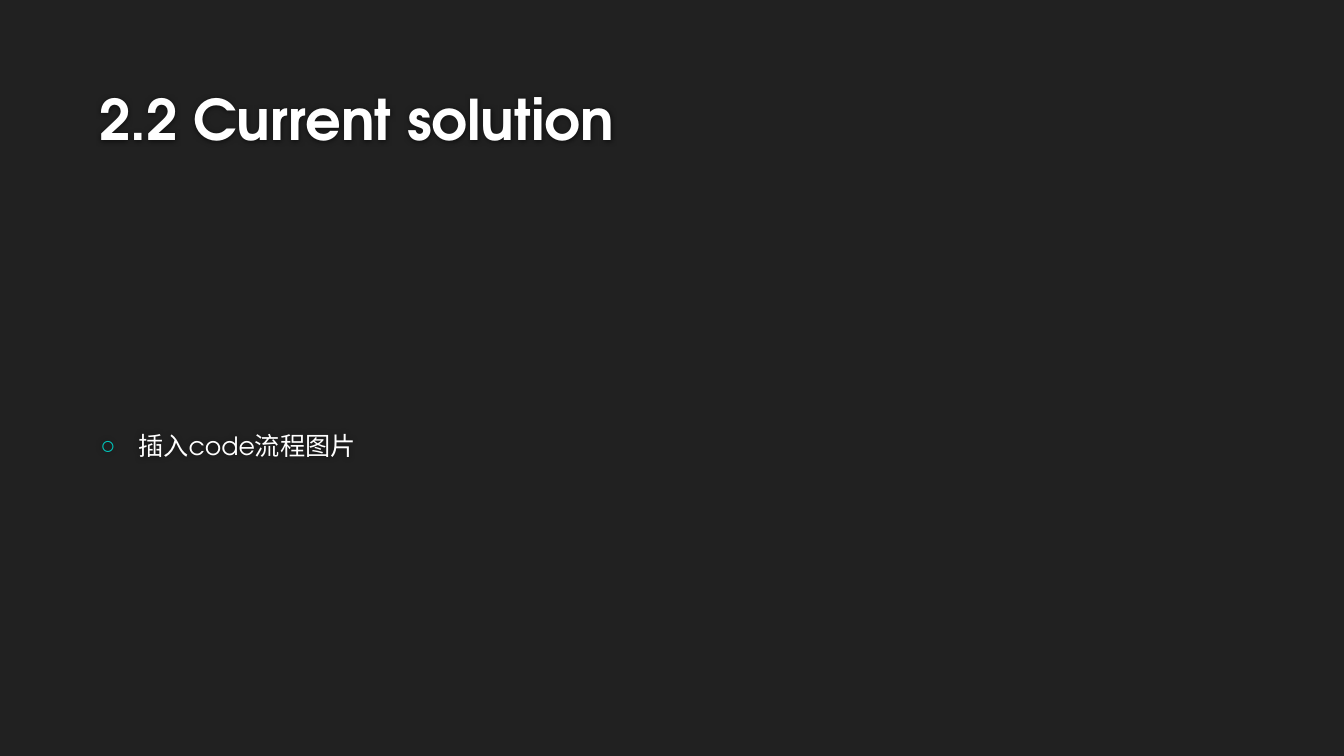
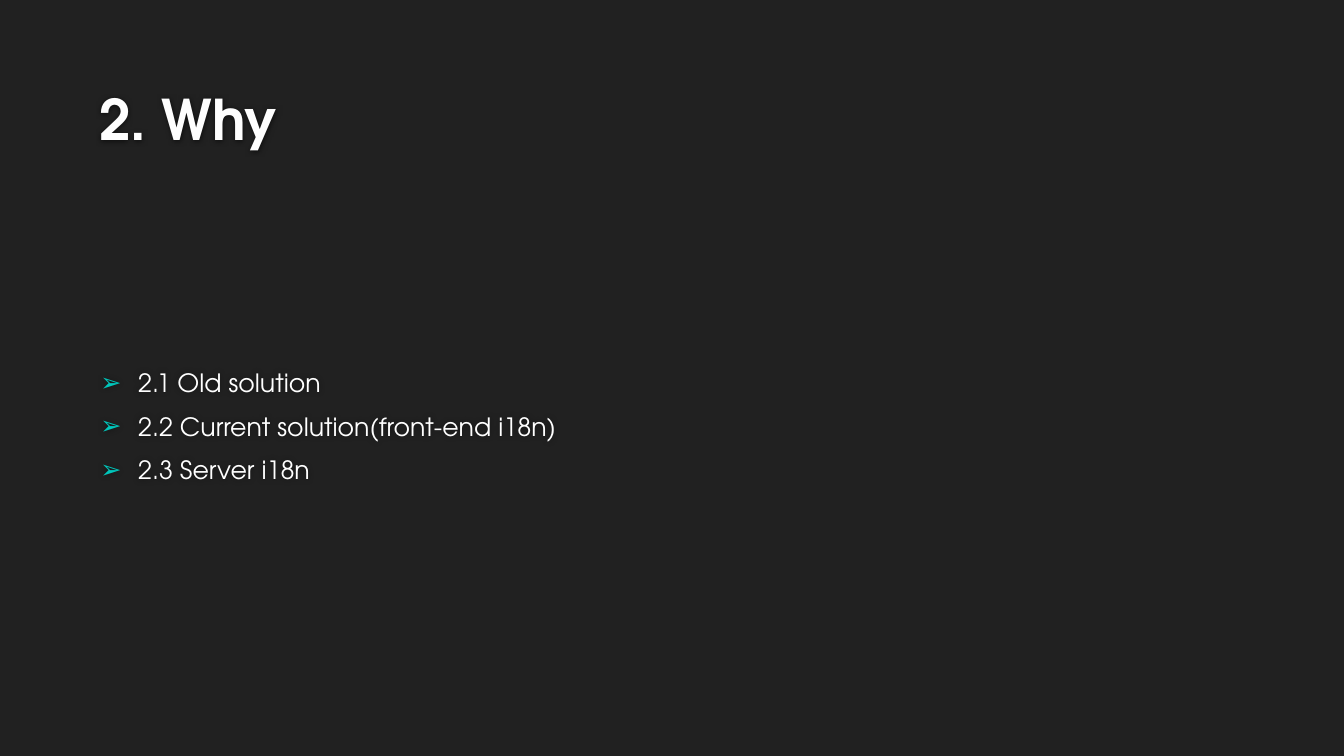
Before and after one commit to langxing6/server_i18n, a slide deck: slide 4 of server i18n.pptx (slide 7 before the commit). Drawn at 1344x756 pixels with LibreOffice and Linux fonts; fonts in the diff are those of the drawing; background and template pictures are left out. Boxes give left, top, right and bottom in pixels: in the first picture for what was removed or moved away, otherwise in the second. Text is boxed around its words. In the diff, an @@ line names an element or a change of style, - is before the commit and + after.

```diff
--- a/server i18n.pptx
+++ b/server i18n.pptx
@@ title at (x1=99, y1=98, x2=277, y2=151): text changed; text colour #FFFFFF to #FEFEFE @@
-2.2 Current solution
+2. Why
@@ text at (x1=138, y1=373, x2=556, y2=480): text changed @@
-○ 插入code流程图片
+➢ 2.1 Old solution
+➢ 2.2 Current solution(front-end i18n)
+➢ 2.3 Server i18n
```
Also in this commit, not shown: 4 other slides changed, 6 slides added, 5 slides removed, 6 other files.
